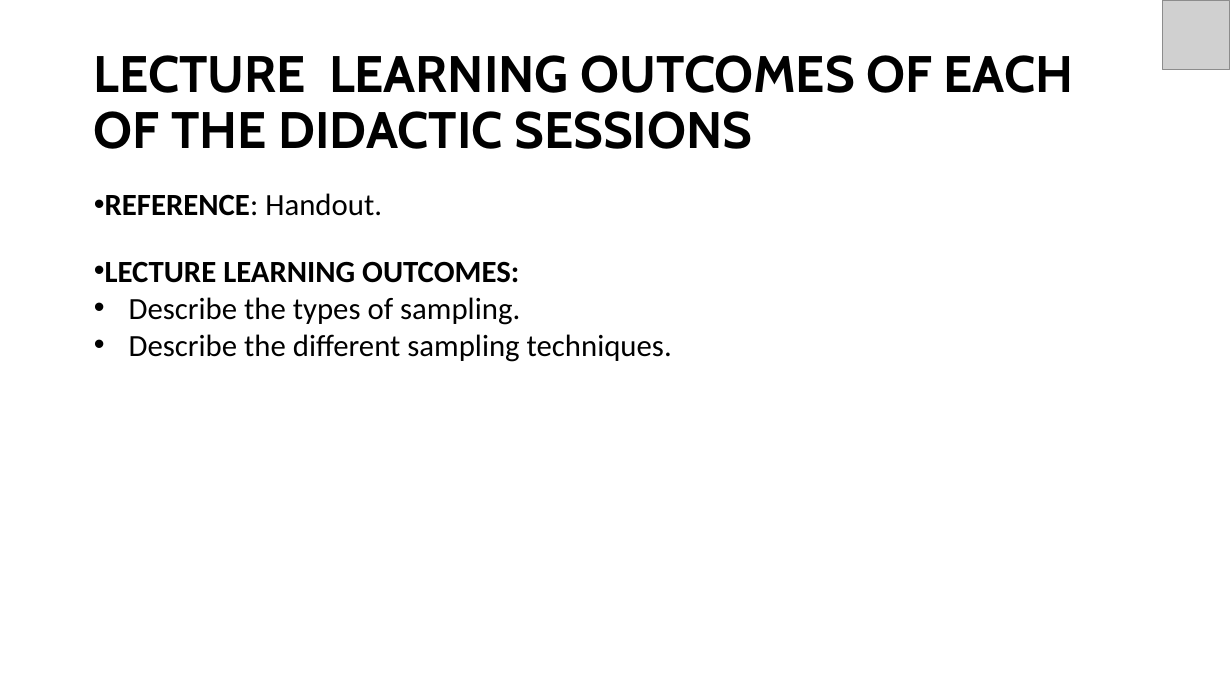
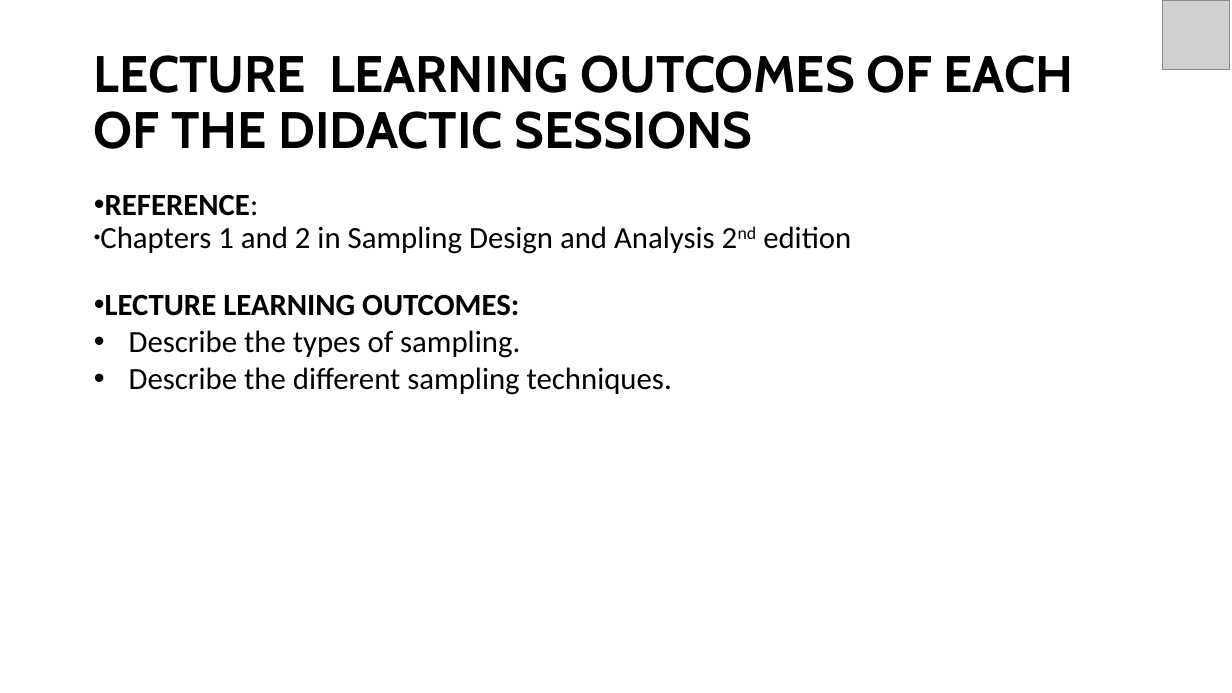
Before and after one commit to tshihayb/Principles-of-Scientific-Evidence, a slide deck: slide 14 of Lectures/DEPH 312 Lecture 11 Foundations of Biostatistics IV.pptx. Drawn at 1232x693 pixels with LibreOffice and Linux fonts; fonts in the diff are those of the drawing; grey boxes stand for pictures. Boxes give left, top, right and bottom in pixels: in the first picture for what was removed or moved away, otherwise in the second. Text is boxed around its words. In the diff, an @@ line names an element or a change of style, - is before the commit and + after.

```diff
--- a/Lectures/DEPH 312 Lecture 11 Foundations of Biostatistics IV.pptx
+++ b/Lectures/DEPH 312 Lecture 11 Foundations of Biostatistics IV.pptx
@@ text at [100,194,851,254]: text changed; bold off @@
-• REFERENCE: Handout.
+• REFERENCE:
+• Chapters 1 and 2 in Sampling Design and Analysis 2nd edition
```
Also in this commit, not shown: 1 other slide changed, 5 other files.
